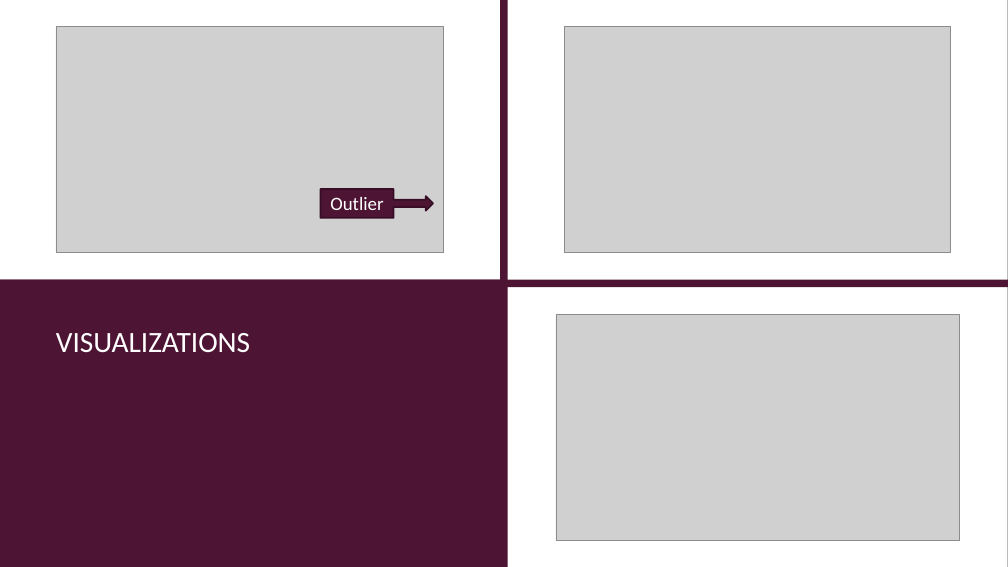
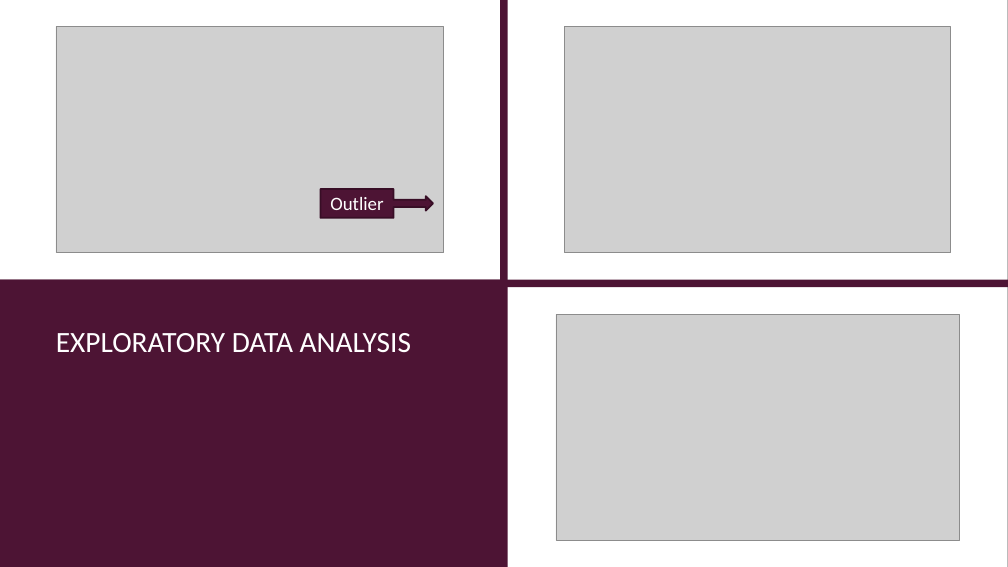
Before and after one commit to rudymalhi/data-science-course-final-project, a slide deck: slide 4 of Energy Consumption Presentation.pptx. Drawn at 1008x567 pixels with LibreOffice and Linux fonts; fonts in the diff are those of the drawing; grey boxes stand for pictures. Boxes give left, top, right and bottom in pixels: in the first picture for what was removed or moved away, otherwise in the second. Text is boxed around its words. In the diff, an @@ line names an element or a change of style, - is before the commit and + after.

```diff
--- a/Energy Consumption Presentation.pptx
+++ b/Energy Consumption Presentation.pptx
@@ title at (56,333,411,353): text changed @@
-VISUALIZATIONS
+EXPLORATORY DATA ANALYSIS
```
Also in this commit, not shown: 1 other slide changed.
